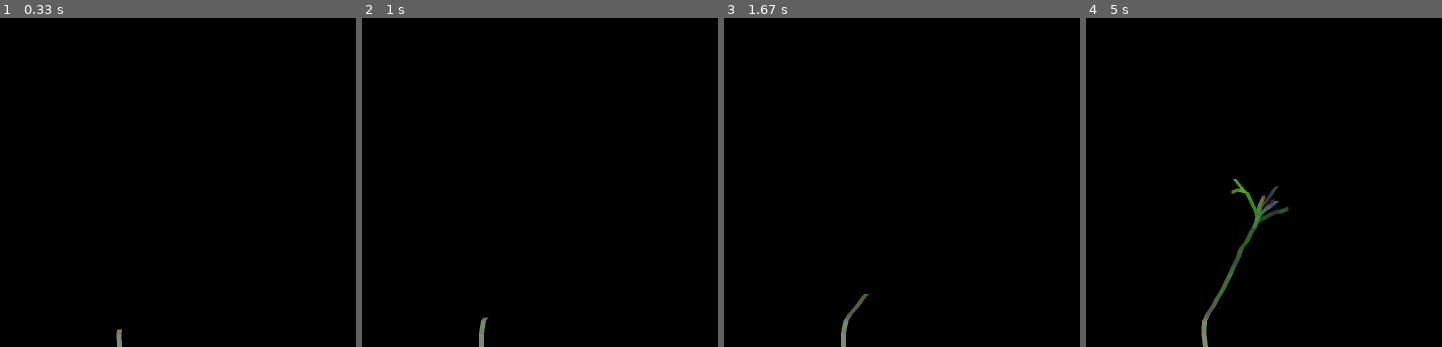
Above: before the commit, frames 1-4 (left to right).
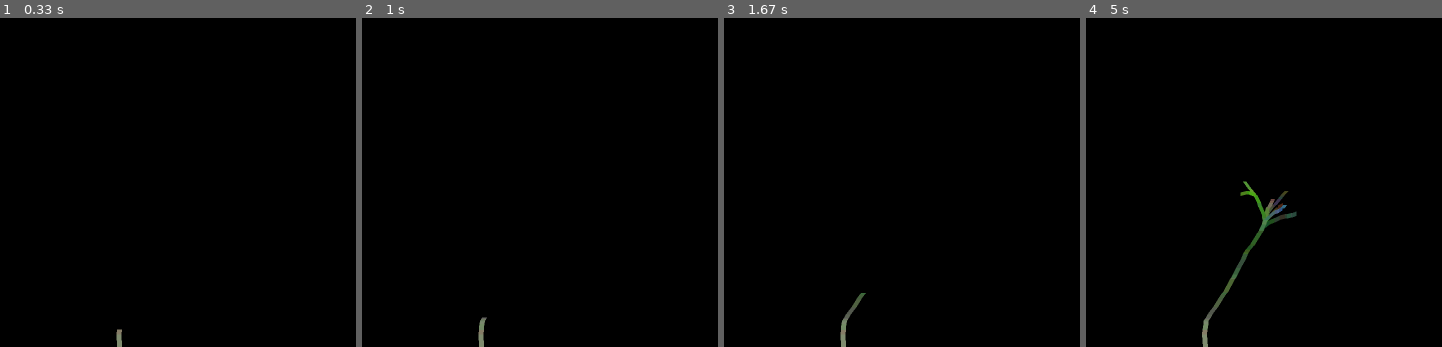
Above: after the commit, the same moments.

Repository: redops12/pygame_art
Game: pygame game, started from lsystem.py
Two runs of this game, one before a commit and one after it. Both use one fixed random seed, a clock stepped at 60 frames per second and the inputs below.
Inputs:
- Up to frame 1 (0.33 s): no input
- Up to frame 2 (1 s): no input
- Up to frame 3 (1.67 s): no input
- Up to frame 4 (5 s): no input

Frame 1 is identical in both runs. In frame 2, less than 0.1% of the frame differs, in the area x 32-36%, y 90-99%; in frame 3, 0.2%; in frame 4, 1.7%, in the area x 32-60%, y 48-100%.

Commit message:
make the branches move more than the trunk

Diff:
--- a/lsystem.py
+++ b/lsystem.py
@@ -38,7 +38,7 @@
         return random.choices(options, weights)[0]
     else:
         options = [0, 1, 2, 3, 4, 5]
-        weights = [0.2, 0.3, 0.15, 0.03, 0.005, 0.002]
+        weights = [0.2, 0.3, 0.15, 0.05, 0.005, 0.002]
         return random.choices(options, weights)[0]
     # return int(random.uniform(1, math.pow(step / 100, 5) + 2))
     # return random.randint(1 if step < MAX_CHILDREN / 3 else 0, MAX_CHILDREN)
@@ -51,7 +51,6 @@
 clock = pygame.time.Clock()
 vec2 = pygame.math.Vector2
 
-global_theta = 0
 
 class Node:
     parent: 'Node | None'
@@ -83,9 +82,10 @@
             self.length = self.gen_length(parent.max_length)
             self.pos = self._calc_pos(parent.pos, self.theta, self.length)
             self.width = self._calc_width(parent.width, multiple_children)
+            self.offset = random.uniform(0, math.pi / 2)
 
     def get_theta(self):
-        return self.theta + global_theta
+        return self.theta + math.sin(pygame.time.get_ticks() / 2000 + self.offset) * math.pi / (40 * self.width)
 
     @staticmethod
     def _calc_pos(parent_pos: vec2, theta: float, length: float) -> vec2:
@@ -163,7 +163,6 @@
     new_nodes = []
 
     # 2. Update
-    global_theta = math.sin(pygame.time.get_ticks() / 1000) * math.pi / 50
     if new_time - last_time > 100 and len(list_of_nodes) < 30000:
         last_time = new_time
         for node in list_of_nodes:
